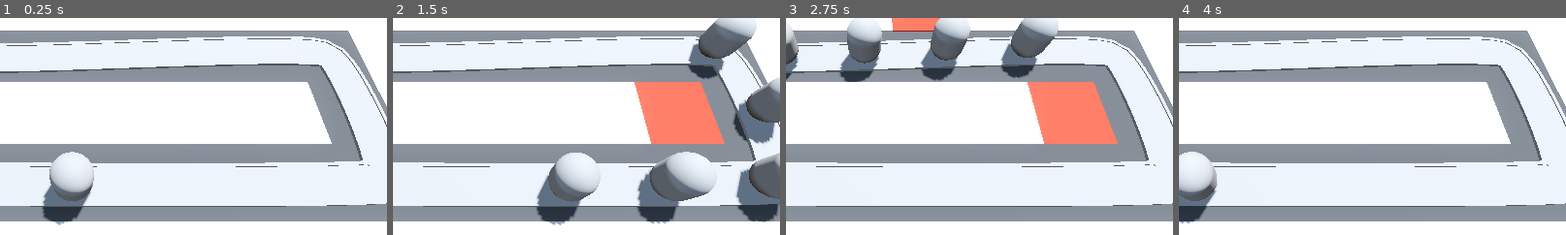
Above: before the commit, frames 1-4 (left to right).
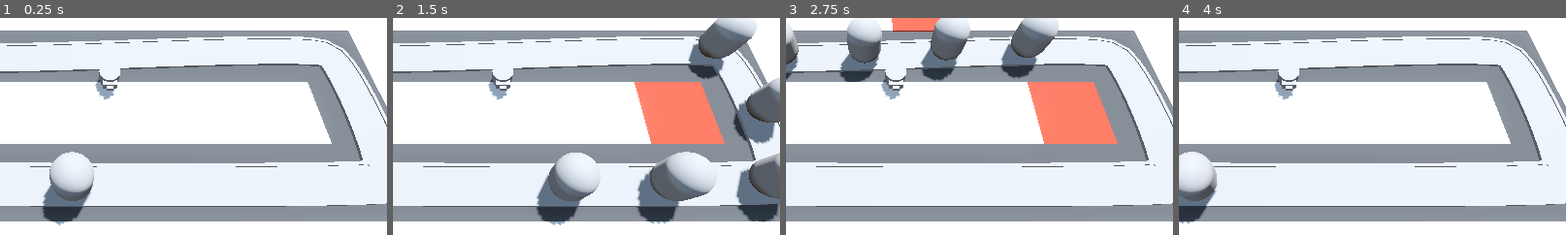
Above: after the commit, the same moments.

Repository: beltranbot/barbarian-blaster
Game: Godot game, scene res://BaseLevel.tscn
The game is run twice, just before and just after one commit, with the same random seed, the same clock (stepped at 60 frames per second) and the same inputs.
Inputs (mouse positions are % of the whole screen's width and height, from its top left):
- Up to frame 1 (0.25 s): no input
- Up to frame 2 (1.5 s): move the mouse to (72, 45) at 0.52 s; press the mouse at (72, 45) at 0.53 s; move the mouse to (30, 55) at 1.27 s; release the mouse at (30, 55) at 1.28 s; click (30, 55) at 1.35 s
- Up to frame 3 (2.75 s): move the mouse to (60, 28) at 2.02 s; press the mouse at (60, 28) at 2.03 s
- Up to frame 4 (4 s): move the mouse to (45, 70) at 2.77 s; release the mouse at (45, 70) at 2.78 s; click (45, 70) at 2.85 s; move the mouse to (80, 65) at 3.52 s; press the mouse at (80, 65) at 3.53 s
The pictures show only the part of the screen within x 39-89%, y 26-76%; the shares and areas given below are measured in that part.

The runs differ from the first frame. In frame 1, 0.6% of the frame differs, in the area x 24-32%, y 23-38%; in frame 2, 0.6%; in frame 3, 0.6%; in frame 4, 0.6%.

Commit message:
3.14 building towers

Diff:
--- a/BaseLevel.tscn
+++ b/BaseLevel.tscn
@@ -1,9 +1,11 @@
-[gd_scene load_steps=10 format=3 uid="uid://4qgvfaoktkhb"]
+[gd_scene load_steps=12 format=3 uid="uid://4qgvfaoktkhb"]
 
 [ext_resource type="MeshLibrary" uid="uid://dqewbcymma3xd" path="res://MeshLibraries/SpaceLibrary.tres" id="1_8oufs"]
 [ext_resource type="PackedScene" uid="uid://ctqpgvalo4uwl" path="res://RayPickerCamera/ray_picker_camera.tscn" id="1_x1514"]
 [ext_resource type="PackedScene" uid="uid://bu6af4kwj4usb" path="res://Enemy/enemy.tscn" id="2_a3eqb"]
 [ext_resource type="PackedScene" uid="uid://by5sitr0s0qa7" path="res://Base/base.tscn" id="3_w1b3w"]
+[ext_resource type="Script" path="res://turrent_manager.gd" id="5_jj6vh"]
+[ext_resource type="PackedScene" uid="uid://cwppyqc45wki7" path="res://Turret/turret.tscn" id="6_4kuqe"]
 
 [sub_resource type="ProceduralSkyMaterial" id="ProceduralSkyMaterial_wnj7i"]
 sky_horizon_color = Color(0.64625, 0.65575, 0.67075, 1)
@@ -116,3 +118,7 @@
 
 [node name="Base" parent="." instance=ExtResource("3_w1b3w")]
 transform = Transform3D(1, 0, 0, 0, 1, 0, 0, 0, 1, -10, 0, -6)
+
+[node name="TurrentManager" type="Node3D" parent="."]
+script = ExtResource("5_jj6vh")
+turret = ExtResource("6_4kuqe")
--- /dev/null
+++ b/Turret/turret.tscn
@@ -0,0 +1,34 @@
+[gd_scene load_steps=5 format=3 uid="uid://cwppyqc45wki7"]
+
+[sub_resource type="CylinderMesh" id="CylinderMesh_1wl6b"]
+height = 1.0
+
+[sub_resource type="CylinderMesh" id="CylinderMesh_voou7"]
+top_radius = 0.6
+bottom_radius = 0.6
+height = 0.6
+
+[sub_resource type="BoxMesh" id="BoxMesh_1nr6p"]
+size = Vector3(0.8, 0.4, 0.4)
+
+[sub_resource type="BoxMesh" id="BoxMesh_3qcfp"]
+size = Vector3(0.394, 0.2, 0.482)
+
+[node name="Turret" type="Node3D"]
+
+[node name="TurretBase" type="MeshInstance3D" parent="."]
+transform = Transform3D(1, 0, 0, 0, 1, 0, 0, 0, 1, 0, 0.5, 0)
+mesh = SubResource("CylinderMesh_1wl6b")
+
+[node name="TurretTop" type="MeshInstance3D" parent="TurretBase"]
+transform = Transform3D(1, 0, 0, 0, 1, 0, 0, 0, 1, 0, 0.3, 0)
+mesh = SubResource("CylinderMesh_voou7")
+
+[node name="Visor" type="MeshInstance3D" parent="TurretBase/TurretTop"]
+transform = Transform3D(1, 0, 0, 0, 1, 0, 0, 0, 1, 0, -0.0722918, 0.603041)
+mesh = SubResource("BoxMesh_1nr6p")
+skeleton = NodePath("../..")
+
+[node name="Barrel" type="MeshInstance3D" parent="TurretBase/TurretTop/Visor"]
+transform = Transform3D(1, 0, 0, 0, 1, 0, 0, 0, 1, 0, 0, 0.154927)
+mesh = SubResource("BoxMesh_3qcfp")
--- /dev/null
+++ b/turrent_manager.gd
@@ -0,0 +1,9 @@
+extends Node3D
+
+@export var turret: PackedScene
+
+
+# Called when the node enters the scene tree for the first time.
+func _ready() -> void:
+	var new_turret = turret.instantiate()
+	add_child(new_turret)
Not shown: 4 places in MeshLibraries/SpaceLibrary.tres that only renumber resources
